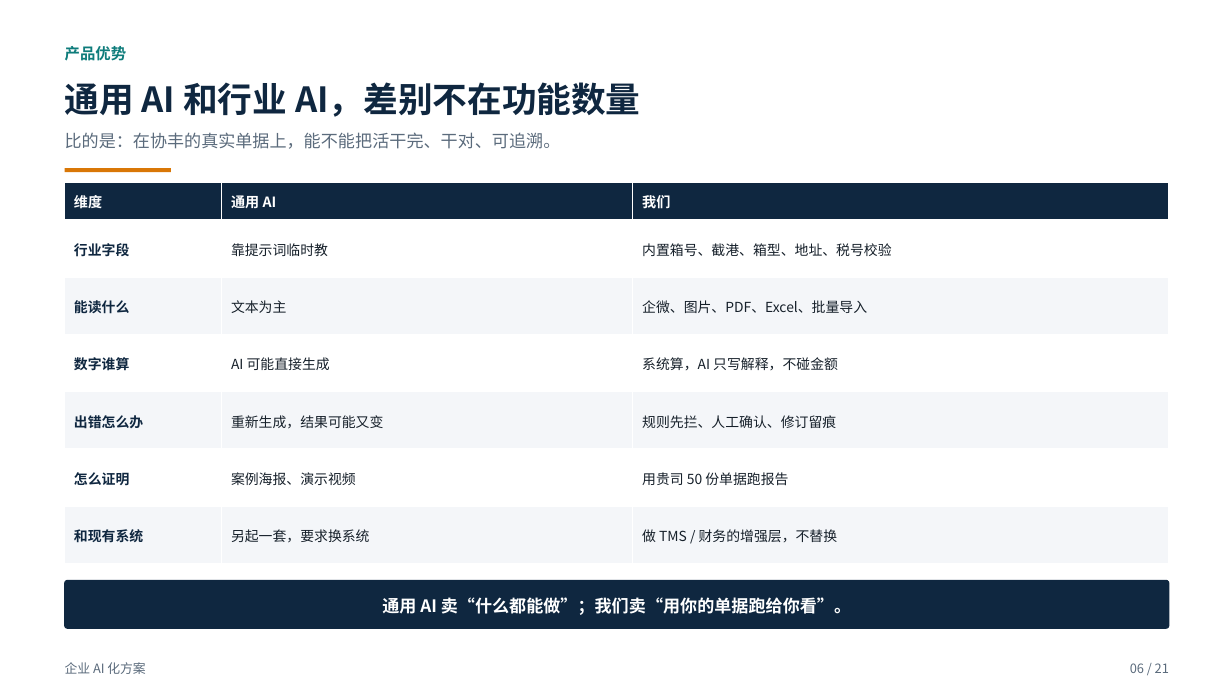
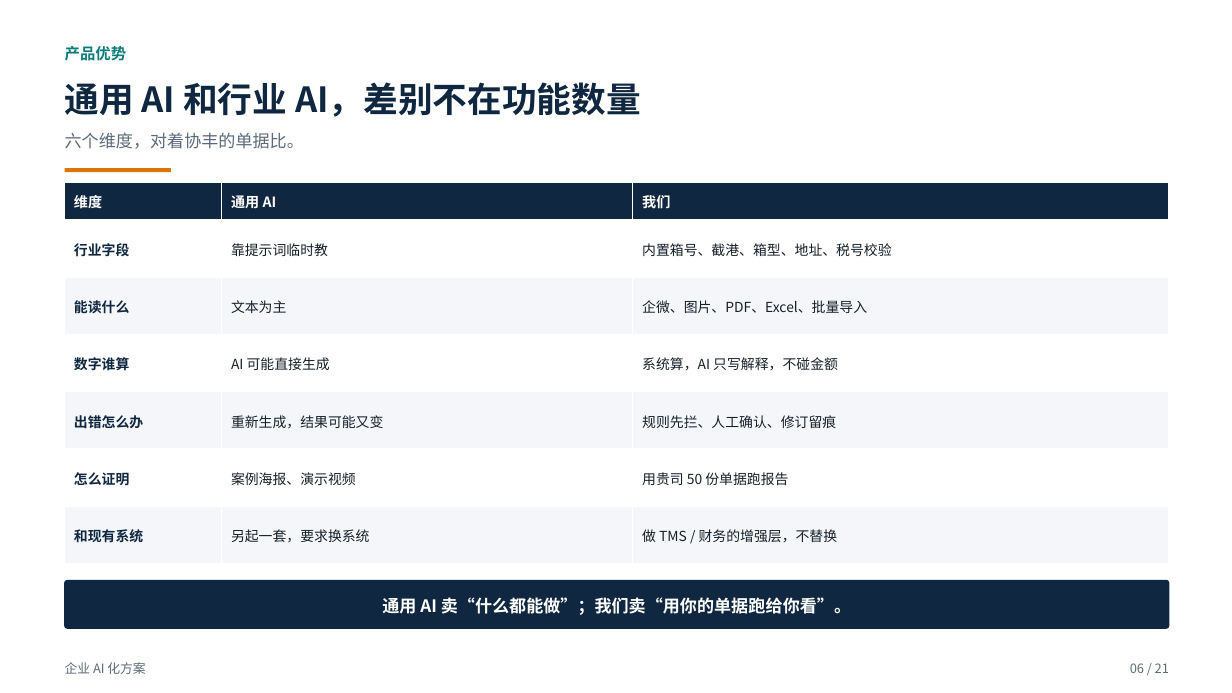
Before and after one commit to roma007/Enterprise-AI, a slide deck: slide 6 of 会客包/reports/客户老板版_企业AI化方案_2026-11-09.pptx. Drawn at 1232x693 pixels with LibreOffice and Linux fonts; fonts in the diff are those of the drawing. Boxes give left, top, right and bottom in pixels: in the first picture for what was removed or moved away, otherwise in the second. Text is boxed around its words. In the diff, an @@ line names an element or a change of style, - is before the commit and + after.

```diff
--- a/会客包/reports/客户老板版_企业AI化方案_2026-11-09.pptx
+++ b/会客包/reports/客户老板版_企业AI化方案_2026-11-09.pptx
@@ text at (x1=65, y1=132, x2=304, y2=149): text changed @@
-比的是：在协丰的真实单据上，能不能把活干完、干对、可追溯。
+六个维度，对着协丰的单据比。
```
Also in this commit, not shown: 15 other slides changed, 6 other files.
